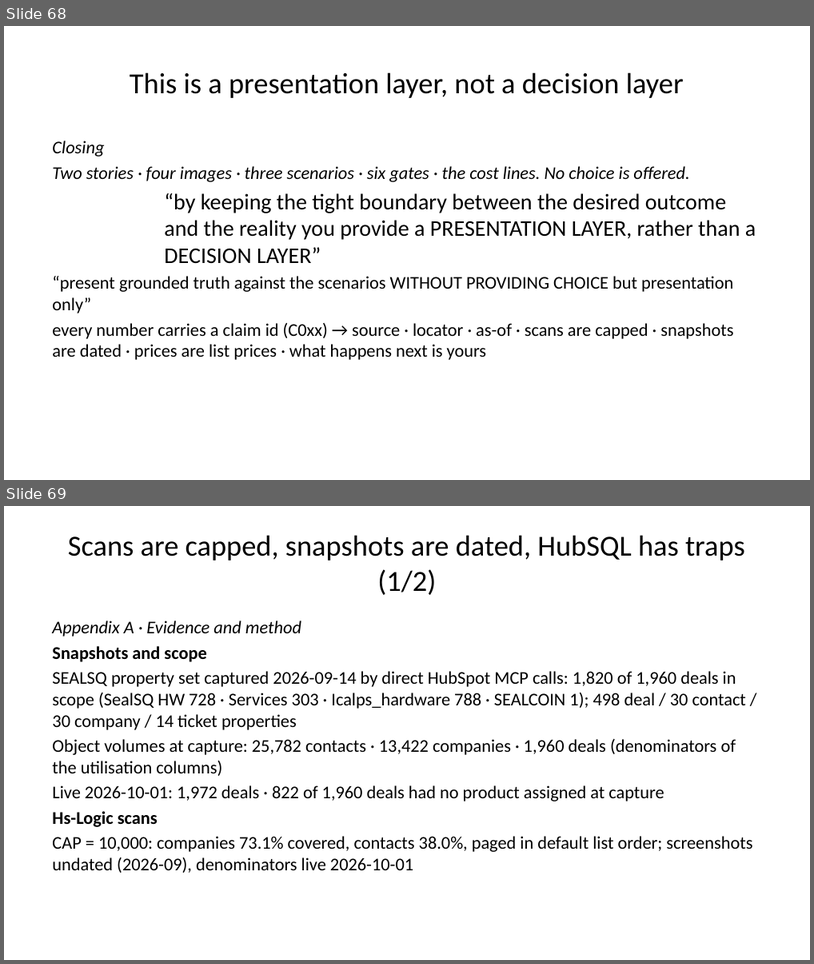
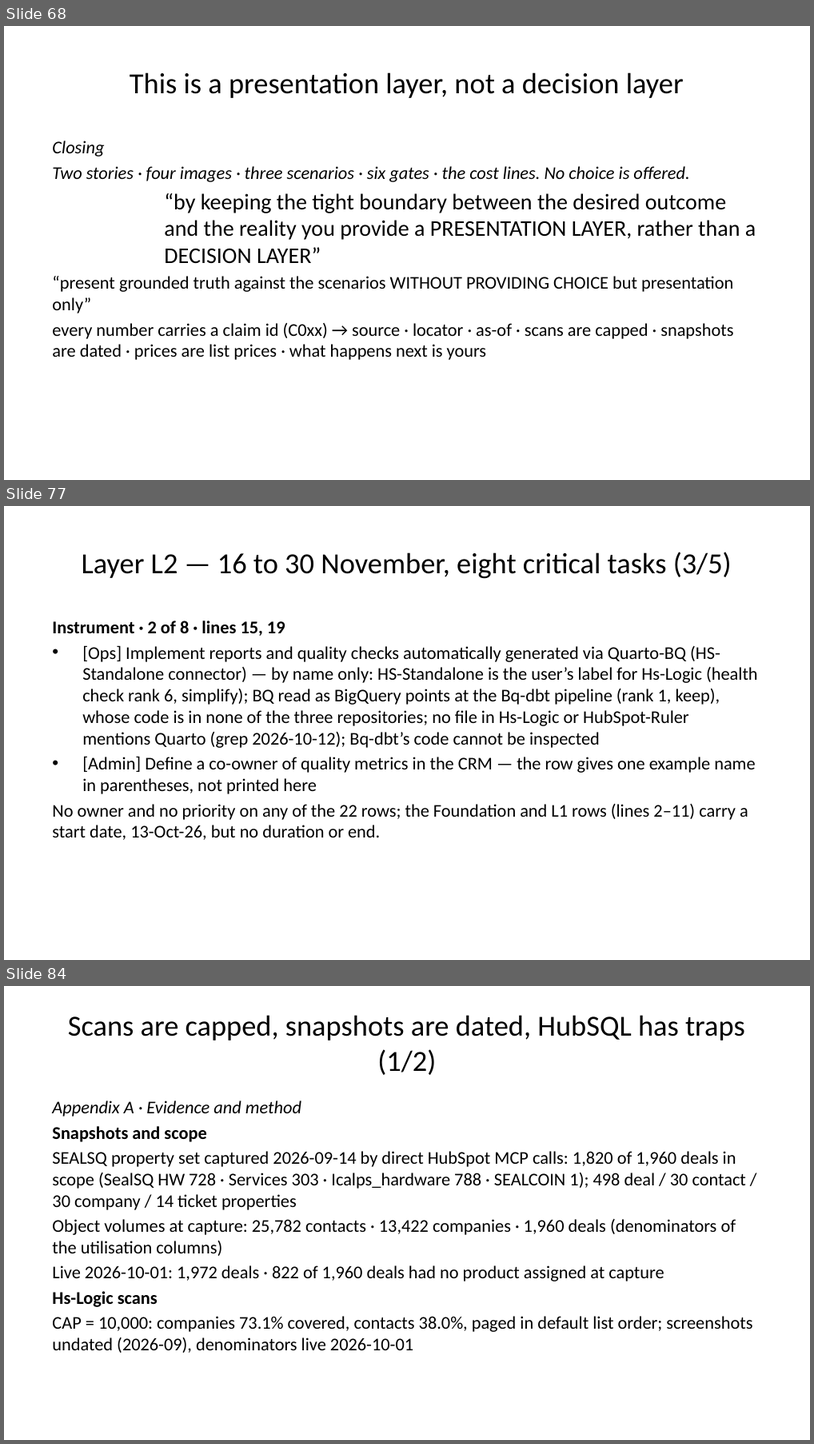
Before and after one commit to Wkayaobama/presentation-builder, a slide deck: Finished Presentations/crm-three-scenarios.pptx. Shown one above the other, each under a label of ours: slides 68 and 69 before the commit, slides 68, 77 and 84 after it; the slides between them are not shown. The pictures are 814x964 and 814x1444 pixels, drawn with LibreOffice and Linux fonts; fonts in the diff are those of the drawing. Boxes give left, top, right and bottom in pixels: in the first picture for what was removed or moved away, otherwise in the second. Text is boxed around its words. In the diff, an @@ line names an element or a change of style, - is before the commit and + after.

```diff
--- a/Finished Presentations/crm-three-scenarios.pptx
+++ b/Finished Presentations/crm-three-scenarios.pptx
@@ slide 77 added at (x1=4, y1=506, x2=810, y2=960), background #FFFFFF @@
@@ title added at (x1=82, y1=552, x2=732, y2=579), 26 pt, text #000000 @@
+Layer L2 — 16 to 30 November, eight critical tasks (3/5)
@@ text added at (x1=52, y1=620, x2=758, y2=840), 16 pt, text #000000 @@
+Instrument · 2 of 8 · lines 15, 19
+• [Ops] Implement reports and quality checks automatically generated via Quarto-BQ (HS-Standalone connector) — by name only: HS-Standalone is the user’s label for Hs-Logic (health check rank 6, simplify); BQ read as BigQuery points at the Bq-dbt pipeline (rank 1, keep), whose code is in none of the three repositories; no file in Hs-Logic or HubSpot-Ruler mentions Quarto (grep 2026-10-12); Bq-dbt’s code cannot be inspected
+• [Admin] Define a co-owner of quality metrics in the CRM — the row gives one example name in parentheses, not printed here
+No owner and no priority on any of the 22 rows; the Foundation and L1 rows (lines 2–11) carry a start date, 13-Oct-26, but no duration or end.
@@ what was slide 69 is now slide 84 @@
```
Also in this commit, not shown: 14 other slides added, 14 other files.
